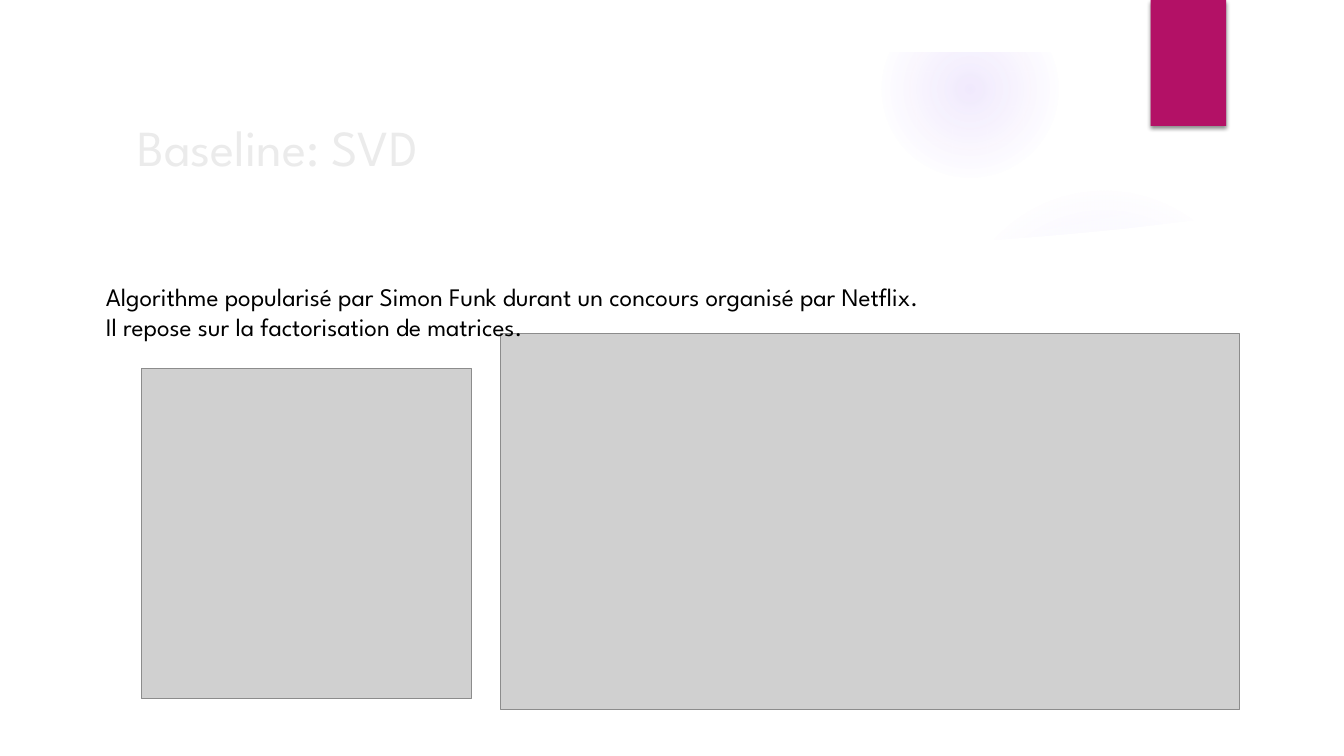
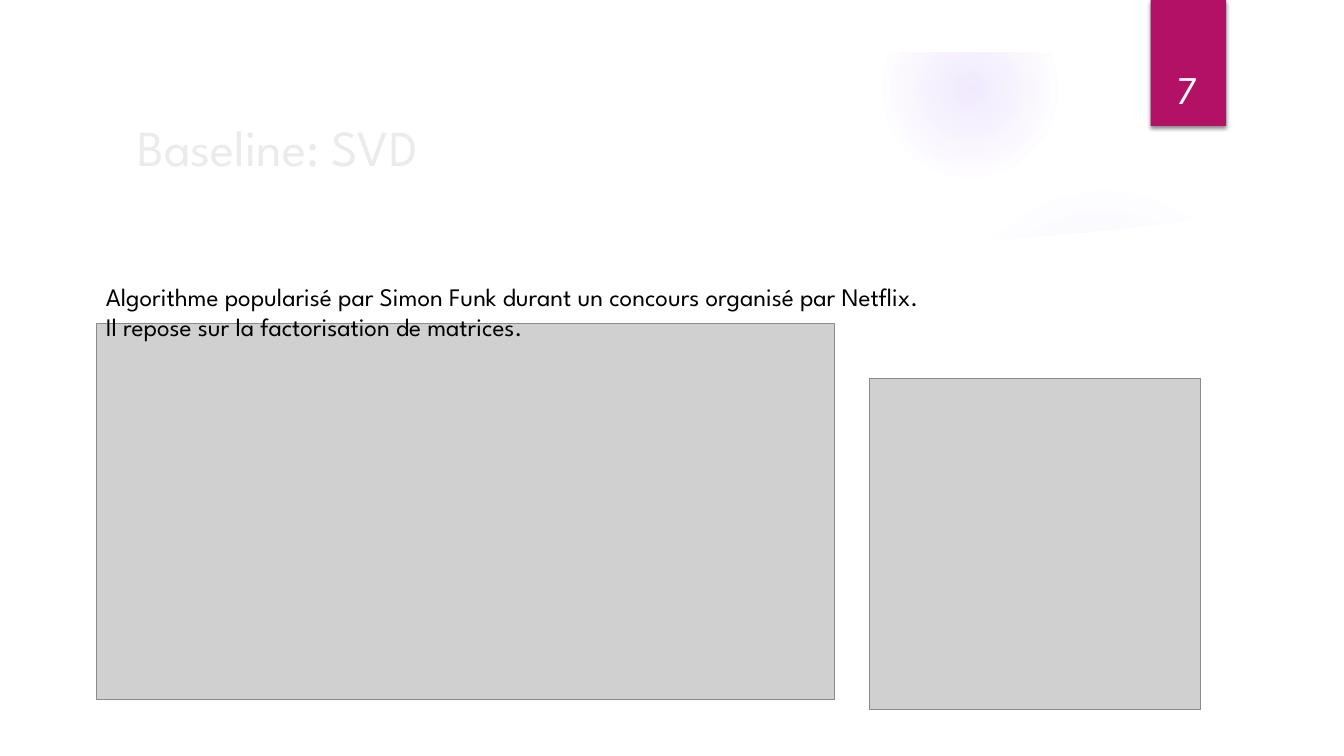
Before and after one commit to ThibaultDieudonne/Book-Recommendation-App, a slide deck: slide 7 of P9_01_Présentation.pptx. Drawn at 1344x756 pixels with LibreOffice and Linux fonts; fonts in the diff are those of the drawing; grey boxes stand for pictures; background and template pictures are left out. Boxes give left, top, right and bottom in pixels: in the first picture for what was removed or moved away, otherwise in the second. Text is boxed around its words. In the diff, an @@ line names an element or a change of style, - is before the commit and + after.

```diff
--- a/P9_01_Présentation.pptx
+++ b/P9_01_Présentation.pptx
@@ page number added at box(1177, 78, 1197, 104), 28 pt, text #FFFFFF @@
+7
@@ picture: place and size @@
-picture at box(501, 334, 1240, 710)
+picture at box(96, 324, 835, 700)
@@ picture: place and size @@
-picture at box(141, 368, 472, 699)
+picture at box(870, 379, 1201, 710)
```
Also in this commit, not shown: 13 other slides changed, 6 other files.
